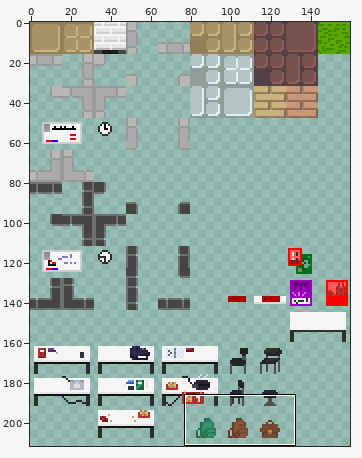
Sprite sheet -- Art/Neu/Tile-sheet-Seminarraum.png. Above, an overview of the earlier version with the close-up marked.
Close-up. First the earlier version:
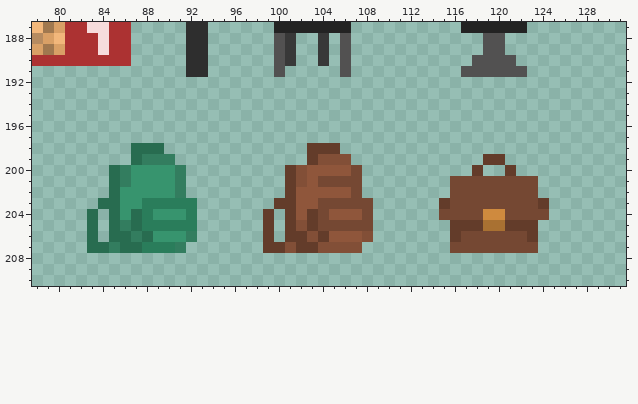
The file is 160x256 pixels. Colours within 5 levels of each other are drawn and written as one. Shown: x 78..131, y 187..210. The wide view leaves out empty margins.
After the commit:
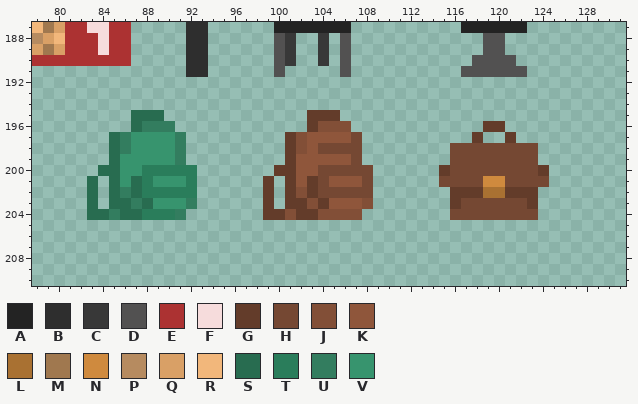
Palette (. is transparent): A #232323  B #2e2e2e  C #383838  D #525151  E #ac3232  F #f6dcdc  G #633c2a  H #754833  J #824f37  K #8f563b  L #a97132  M #a0784f  N #cf8a3e  P #b68b60  Q #d9a066  R #f2b77b  S #286c50  T #2a7d5b  U #337d5f  V #37946e
The exact change:
@@ x 78..131 @@
 194 ......................................................
-195 ......................................................
-196 ......................................................
-197 ......................................................
-198 .........SSS.............GGG..........................
-199 .........SUUU............GJJJ............GG...........
-200 .......SUVVVVU.........GJKKKKH..........G..G..........
-201 .......SUVVVVU.........GJKHHHH........HHHHHHHH........
-202 .......SVVVVVU.........GKKKKKH........HHHHHHHH........
-203 ......SSVVTTTTT.......GGKKHHHHH......GHHHHHHHHG.......
-204 .....S.SVSTVVVT......G.GKGHKKKH......HHHHNNHHHH.......
-205 .....S.SUSTTTTT......G.GJGHHHHH.......GGGLLGGG........
-206 .....S.SSUSVVVU......G.GGJGKKKJ.......GHHHHHHG........
-207 .....SSUSSTTTU.......GGJGGJJJJ........HHHHHHHH........
+195 .........SSS.............GGG..........................
+196 .........SUUU............GJJJ............GG...........
+197 .......SUVVVVU.........GJKKKKH..........G..G..........
+198 .......SUVVVVU.........GJKHHHH........HHHHHHHH........
+199 .......SVVVVVU.........GKKKKKH........HHHHHHHH........
+200 ......SSVVTTTTT.......GGKKHHHHH......GHHHHHHHHG.......
+201 .....S.SVSTVVVT......G.GKGHKKKH......HHHHNNHHHH.......
+202 .....S.SUSTTTTT......G.GJGHHHHH.......GGGLLGGG........
+203 .....S.SSUSVVVU......G.GGJGKKKJ.......GHHHHHHG........
+204 .....SSUSSTTTU.......GGJGGJJJJ........HHHHHHHH........
+205 ......................................................
+206 ......................................................
+207 ......................................................
 208 ......................................................
